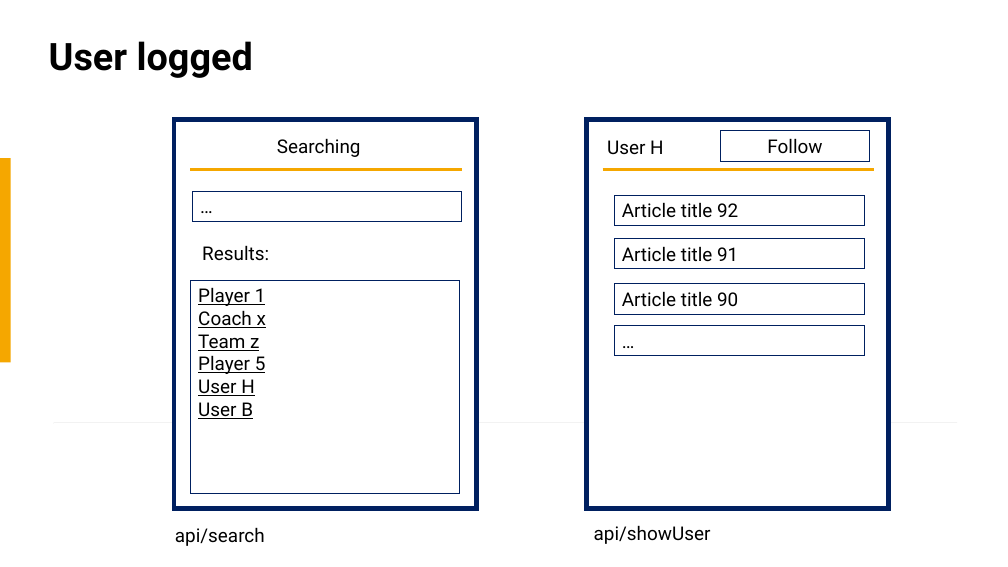
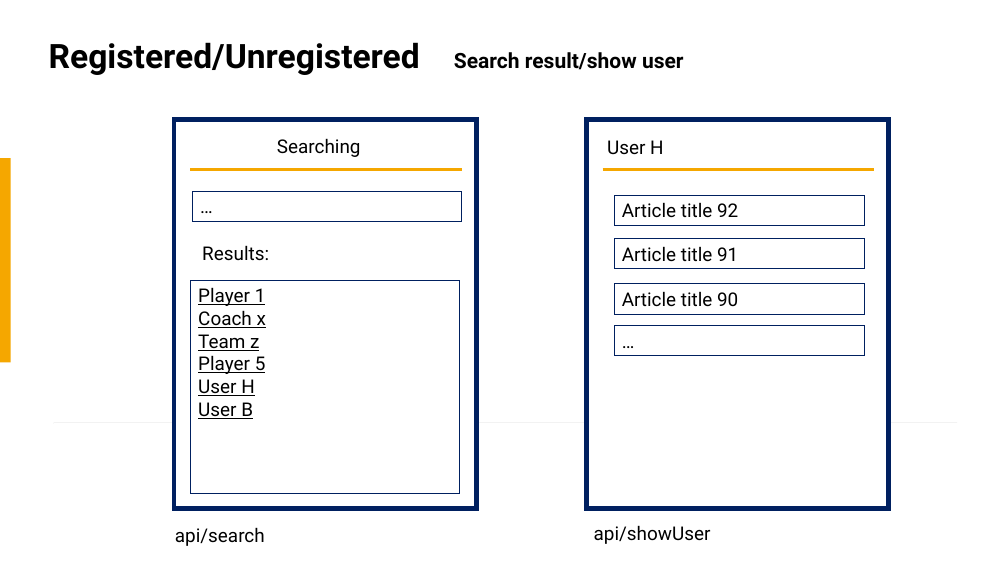
Before and after one commit to EnomisLP/Football, a slide deck: slide 3 of Large scale database mock-ups.pptx (slide 19 before the commit). Drawn at 1008x567 pixels with LibreOffice and Linux fonts; fonts in the diff are those of the drawing. Boxes give left, top, right and bottom in pixels: in the first picture for what was removed or moved away, otherwise in the second. Text is boxed around its words. In the diff, an @@ line names an element or a change of style, - is before the commit and + after.

```diff
--- a/Large scale database mock-ups.pptx
+++ b/Large scale database mock-ups.pptx
@@ title removed at (49, 41, 253, 78) @@
-User logged
@@ text added at (49, 42, 684, 75), 32 pt, text #000000, bold @@
+Registered/Unregistered Search result/show user
@@ rectangle removed at (721, 131, 870, 161) @@
-Follow
```
Also in this commit, not shown: 19 other slides changed, 10 slides added, 4 other files.
